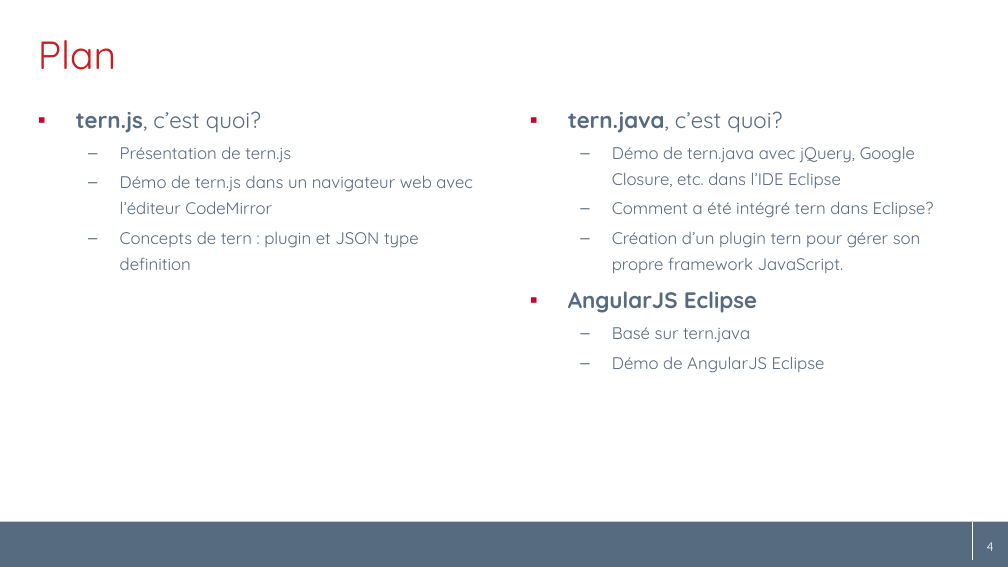
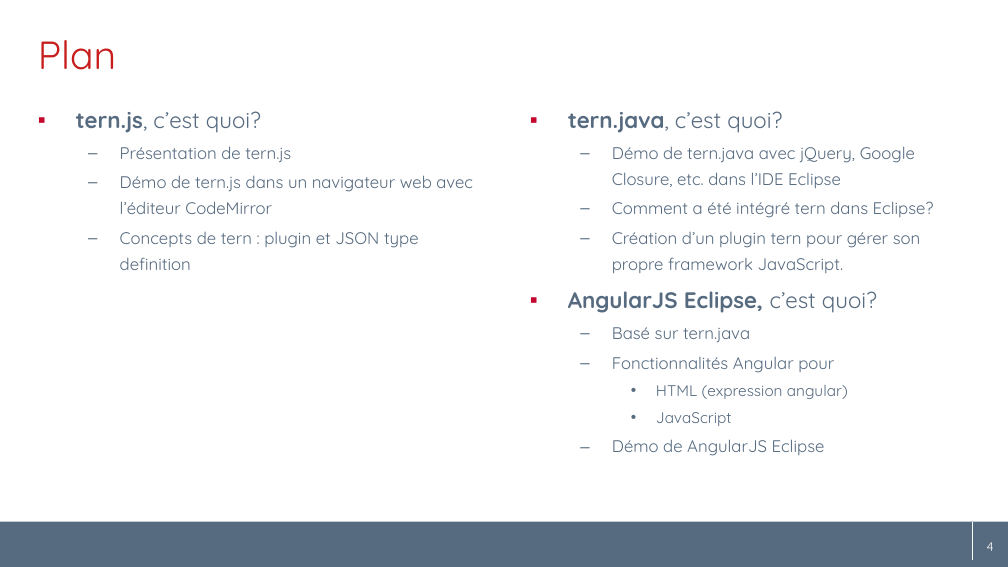
Before and after one commit to angelozerr/tern.java, a slide deck: slide 4 of docs/tern.java_fr.pptx. Drawn at 1008x567 pixels with LibreOffice and Linux fonts; fonts in the diff are those of the drawing; background and template pictures are left out. Boxes give left, top, right and bottom in pixels: in the first picture for what was removed or moved away, otherwise in the second. Text is boxed around its words. In the diff, an @@ line names an element or a change of style, - is before the commit and + after.

```diff
--- a/docs/tern.java_fr.pptx
+++ b/docs/tern.java_fr.pptx
@@ text at (568,291,877,313): text changed @@
-▪ AngularJS Eclipse
+▪ AngularJS Eclipse, c’est quoi?
@@ text at (612,357,848,426): paragraphs added @@
+  – Fonctionnalités Angular pour
+    • HTML (expression angular)
+    • JavaScript
```
Also in this commit, not shown: 5 other slides changed, 4 slides added, 4 slides removed.
